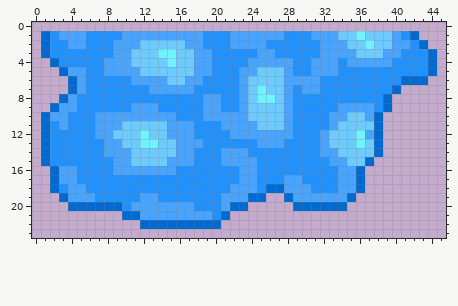
Two versions of one pixel-art sprite, src/assets/obstacles/eau_flaque.png. Above, as it was before the edit.
The file is 92x48 pixels, drawn in blocks of 2x2; one block is one cell here.
New version:
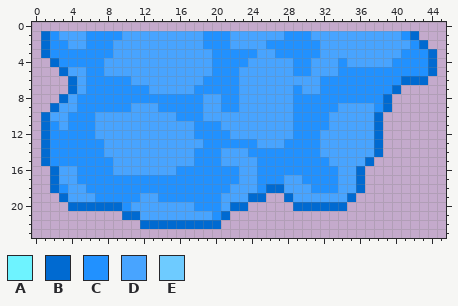
Palette (. is transparent): A #6ef3ff  B #006ad1  C #2191ff  D #48a4ff  E #6ecbff
Difference:
Colour A gives way to colour D in row 1 at x 36; in row 2 at x 37; in row 3 at x 14 to 15; in row 4 at x 15; in row 7 at x 25; in row 8 at x 25 to 26.
Colour A gives way to colour D in row 12 at x 12 and 36; in row 13 at x 12 to 13 and 36.
Colour E gives way to colour D in row 1 at x 34 to 35 and 37 to 39; in row 2 at x 12 to 16, 35 to 36 and 38 to 39; in row 3 at x 11 to 13, 16 to 17 and 36 to 38; in row 4 at x 11 to 14 and 16 to 17; in row 5 at x 12 to 17 and 25 to 27; in row 6 at x 15 to 16 and 24 to 27.
Colour E gives way to colour D in row 7 at x 24 and 26 to 27; in row 8 at x 24 and 27; in row 9 at x 24 to 27; in row 10 at x 24 to 27 and 35 to 36; in row 11 at x 10 to 14, 25 to 27 and 34 to 37; in row 12 at x 9 to 11, 13 to 14 and 33 to 35.
Colour E gives way to colour D in row 13 at x 10 to 11, 14 to 15, 33 to 35 and 37; in row 14 at x 11 to 15 and 34 to 37; in row 15 at x 11 to 14 and 35 to 36.
